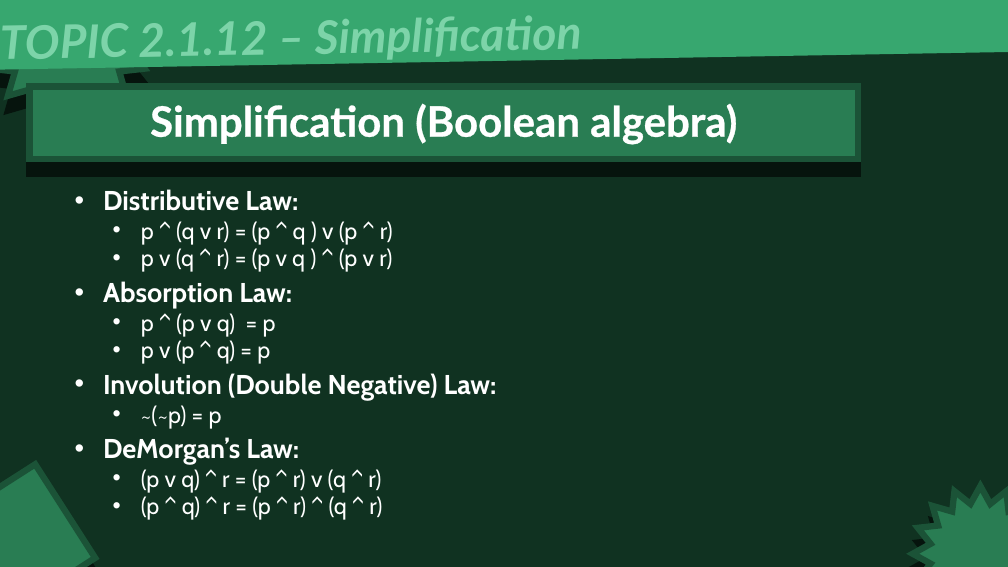
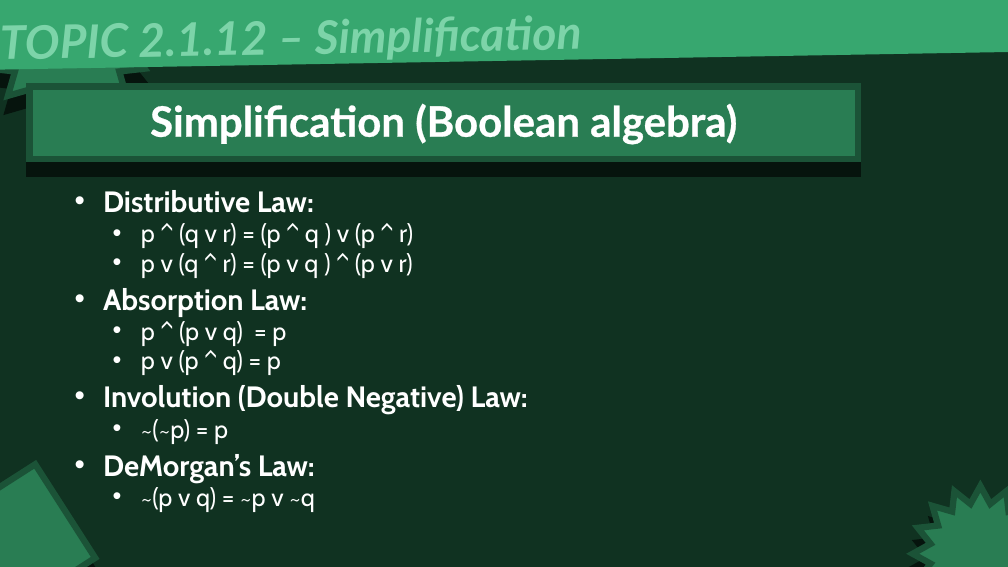
Before and after one commit to JAEOStudios/2024-DP-Computer-Science, a slide deck: slide 19 of Lessons/Lesson 2-6 - DP2.1.12 - Truth Tables.pptx. Drawn at 1008x567 pixels with LibreOffice and Linux fonts; fonts in the diff are those of the drawing. Boxes give left, top, right and bottom in pixels: in the first picture for what was removed or moved away, otherwise in the second. Text is boxed around its words. In the diff, an @@ line names an element or a change of style, - is before the commit and + after.

```diff
--- a/Lessons/Lesson 2-6 - DP2.1.12 - Truth Tables.pptx
+++ b/Lessons/Lesson 2-6 - DP2.1.12 - Truth Tables.pptx
@@ subtitle at (103,190,528,483): size 25.9 to 28 pt in "Distributive Law:", "Absorption Law:", "Involution (Double Negative) Law:", "DeMorgan’s Law:"; size 22.2 to 24 pt in "p ^ (q v r) = (p ...", "p v (q ^ r) = (p ...", "p ^ (p v q) = p", "p v (p ^ q) = p" and 1 more places @@
@@ subtitle at (141,487,315,512): text changed; size 22.2 to 24 pt @@
-  • (p v q) ^ r = (p ^ r) v (q ^ r)
-  • (p ^ q) ^ r = (p ^ r) ^ (q ^ r)
+  • ~(p v q) = ~p v ~q
```
